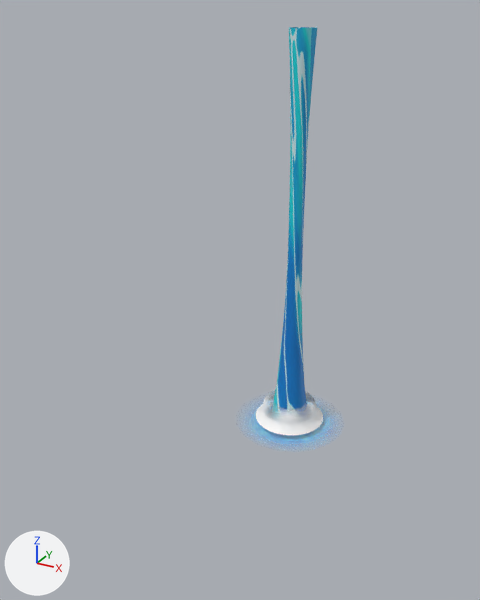
The glTF model Assets/VFX_WaterSproudBlockout_GLTF.gltf, before and after one commit.
Rendered twice from a 50 mm camera at (10.56, -23.94, 17.35) aimed at (-0.25, -4.28, 7.52). The lights are fixed; the arrows at lower left show +X, +Y and +Z. The older version comes first. Where no turn or scale is listed for an object, it has been applied to the vertices. Vertices at exactly the same position are counted once.

Names of what the first picture shows: 'Circle_Big_Mesh', 'Explosion_Sphere_Mesh', 'Sproud_Vertical_Mesh' and 1 more.
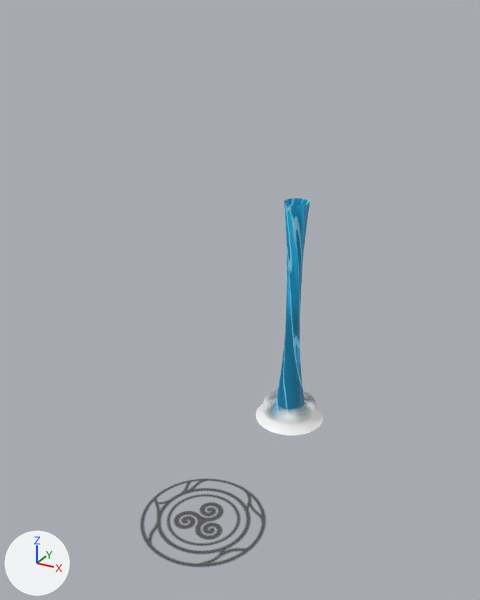
Where the change shows, as pixel boxes (x1, y1, x2, y2) in the pictures (480 x 600 px):
'Sproud_Vertical_Mesh', surface changed, moved, rescaled (15% narrower, 44% shorter): before (271, 27, 317, 417); after (271, 198, 310, 417)
'Circle_Big_Mesh.001', added: after (140, 479, 266, 567)
part 1 of me_mesh_004, surface changed (blue): before (255, 404, 326, 443)

Edits to the bpy script that builds the scene:
```text
Add img_vertical_water:
    img_vertical_water = load_image('Vertical_Water', 'Vertical_Water.png', 2048, 2048, 'sRGB')
Add img_simbol_waterspout:
    img_simbol_waterspout = load_image('SimboL_WaterSpout', 'SimboL_WaterSpout.png', 2048, 2048, 'sRGB')
Change mat_m_cylinderbig:
    mat_m_cylinderbig.texture: img_vertical_water_png -> img_vertical_water  # with its transparency
Add mat_m_rune:
    mat_m_rune = principled_material('M_Rune')
    mat_m_rune.texture = img_simbol_waterspout  # with its transparency
    mat_m_rune.roughness = 0.553
Change me_mesh_004:
    where me_mesh_004.from_pydata(...)  # 37 vertices, 36 faces; spans x -2.52..2.52, y -2.48..2.48, z 0.0
    used by ob_circle_big_mesh; location = (0.0, 0.04, -0.11)
    me_mesh_004 part 1: texture (UV) coordinates of 36 of 36 faces, centred in x -2.47..2.32, y -2.43..2.43, z 0.0, changed; they spanned u 0.3..0.69, v 0.32..0.7 and now span u 0.0..0.35, v 0.01..0.35
Add me_mesh_001:
    me_mesh_001.from_pydata(...)  # 37 vertices, 36 faces; spans x -2.52..2.52, y -2.48..2.48, z 0.0
    me_mesh_001.materials.append(mat_m_rune)  # picture img_simbol_waterspout
Change ob_sproud_vertical_mesh:
    ob_sproud_vertical_mesh.location: (0.0, 0.0, 0.0) -> (0.0, 0.0, -0.05)
    ob_sproud_vertical_mesh.scale: (0.0351, 0.0351, 0.334) -> (0.0351, 0.0351, 0.206)
Add ob_circle_big_mesh_001:
    ob_circle_big_mesh_001 = bpy.data.objects.new('Circle_Big_Mesh.001', me_mesh_001)
    ob_circle_big_mesh_001.location = (0.0, -7.56, -0.11)
```
